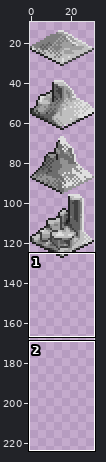
One commit to this sprite sheet: media/tile/formations.png. Above, an overview of the earlier version with the close-up marked.
Close-up. Old version:
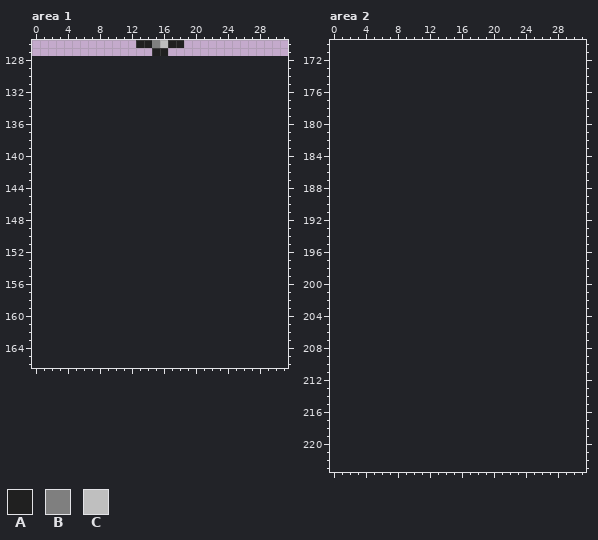
The file is 32x128 pixels. Colours within 5 levels of each other are drawn and written as one. Shown: area 1: x 0..31, y 126..166; area 2: x 0..31, y 170..223. The old version is drawn lined up with the new one, on the new canvas. The wide view leaves out empty margins.
Palette (. is transparent): A #202020  B #7f7f7f  C #bfbfbf
Pixels before, area 1, first column x 13:
126 AABCAA
127 ..AA..
And afterwards:
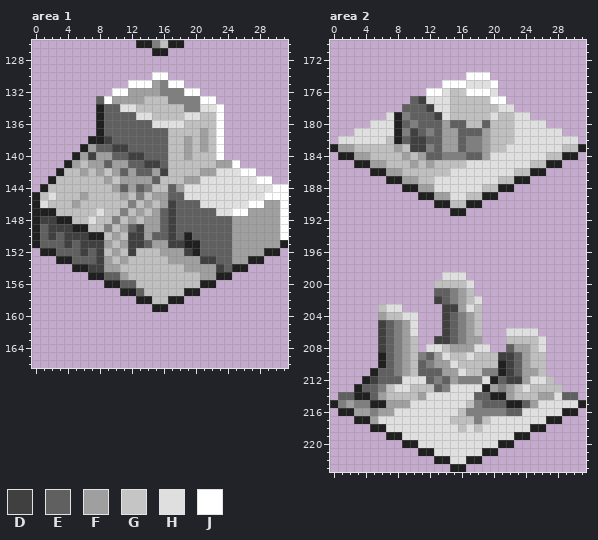
Colours new in this view: D #404040  E #606060  F #9f9f9f  G #c5c5c5  H #dfdfdf  J #ffffff
From old to new:
canvas 32x128 -> 32x224
Changed rows in their new state; - is an unchanged pixel.
Area 1:
first column x 0:
130 ---------------JJ---------------
131 ------------JJJFBJJ-------------
132 ----------JJFFFFBBBJJ-----------
133 --------EJFFFFCCCBBBBJJ---------
134 --------AEEHHCCCCCCBBHHJ--------
135 --------AEEEEHHCCCCHHCCJ--------
136 --------AEEEEEEHHHHCCCCJ--------
137 --------AEEEEEEEECCCCFCJ--------
138 -------AADEEEEEEECCFCFCJ--------
139 ------AFEEDDEEEEECCFCFCJ--------
140 -----AFDFFEEDDEEECCFCCCJ--------
141 ----AFCFFEFFEEDDECCCCCCFFJ------
142 ---ACCFCFGFEFEEFDCCCCFFHHHJJ----
143 --ACCCCCCFGFFFFECCCFFHHHHHHHJJ--
144 -ACCCCCCCCFEFEBCCEFHHHHHHHHHHHJJ
145 ACHCCCFCCCCFCBCFFEEHHHHHHHHHHJJJ
146 AHCCCFCCCCCCBCFCFDEEEHHHHHHJJFFJ
147 AAACCCCCHCCBCFCFEDEEEEEHHJJFFFFJ
148 ADDAACCHCCBCFCFFEDEEEEEEEFFFFFFJ
149 AEDDDAACCBCFEDFFEDEEEEEEEFFFFFFJ
150 AEDEDDDAACFCDDFEEDEAEEEEEFFFFFFJ
151 AEEEDEDDDFCFDDEFFDDAAEEEEFFFFFFA
152 -AAEEEDEDCFCDCCCFFFDAEEEEFFFFAA-
153 ---AAEEEDFCFCCCCCFFFFDDEEFFAA---
154 -----AADDFFCCCCCCCCFFFFDEAA-----
155 -------AAEEFCCCCCCCCCFFAA-------
156 ---------AAEECCCCCCCCAA---------
157 -----------AAECCCCCAA-----------
158 -------------AACCAA-------------
159 ---------------AA---------------
Area 2:
first column x 0:
174 -----------------JJJ------------
175 --------------JJJHHHJ-----------
176 ------------JJHCGJJJH-----------
177 ----------EDHHHCCCCCJJ----------
178 ---------EEEDHHCCCCCCHH---------
179 -------HABEEEDHCCCCCHCCHH-------
180 -----HHHAEBEEEFEECCECCCHHHH-----
181 ---HHHHHABDEBEFFEEEFCCCHHHHHH---
182 -HHHHHHCAEDDEEFFEBBFCCCHHHHHHHH-
183 AFFCCCCCFCDDBEFFEBBFCCHHHHHHHCCA
184 -AAFFCCCCFCFEEBBBEEFHHHHHHHCCAA-
185 ---AAFFCCCFCFCCCCHHHHHHHHCCAA---
186 -----AAFFCCCCCCHHHHHHHHCCAA-----
187 -------AAFFCCHHHHHHHHCCAA-------
188 ---------AAFFHHHHHHCCAA---------
189 -----------AAFFHHCCAA-----------
190 -------------AACCAA-------------
191 ---------------AA---------------
first column x 0:
199 --------------HHH---------------
200 -------------CCCCH--------------
201 -------------EEBFC--------------
202 -------------DEBFCH-------------
203 ------CHH-----DDFHC-------------
204 ------FCCHH---DEBFC-------------
205 ------DEBFH---DEBFC-------------
206 ------DEBFH---DEBFC---HHHH------
207 ------DEBFC--DDEBFF---CCCCH-----
208 ------DEBFC-HHCFFFHH--EFFCH-----
209 ------AEBFCBEFHCCHCCCDDEFCC-----
210 ------AEBFCEBFFHCCCCCADEFCC-----
211 -----AEEBFCEEEFFHCCBBADEFFC-----
212 ----ADEEEHHHEBEFBBBHAEDDFHHC----
213 ---AEEBCHHCCCEBHHHHAFBFCHCCCC---
214 -EEAAEFCCCCFHHHHHHEEAAFCCCFFHEE-
215 ABFBBAAFFFHHHHHHHCBEEEAAEFHHHHHA
216 -AAFFBFFHHHHHHHHCBBBBBEEHHHHHAA-
217 ---AAFHHHHHHHHHCCCBCHHHHHHHAA---
218 -----AAHHHHHHHHHCHCHHHHHHAA-----
219 -------AAHHHHHHHHHHHHHHAA-------
220 ---------AAHHHHHHHHHHAA---------
221 -----------AAHHHHHHAA-----------
222 -------------AAHHAA-------------
223 ---------------AA---------------
